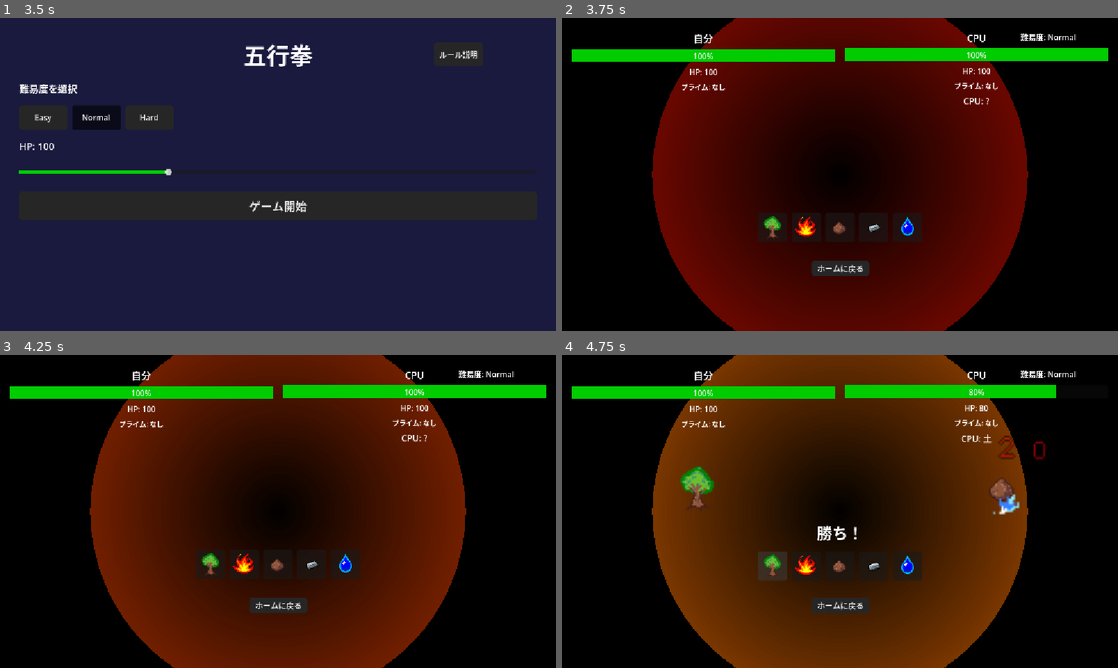
Above: before the commit, frames 1-4 (two rows, left to right).
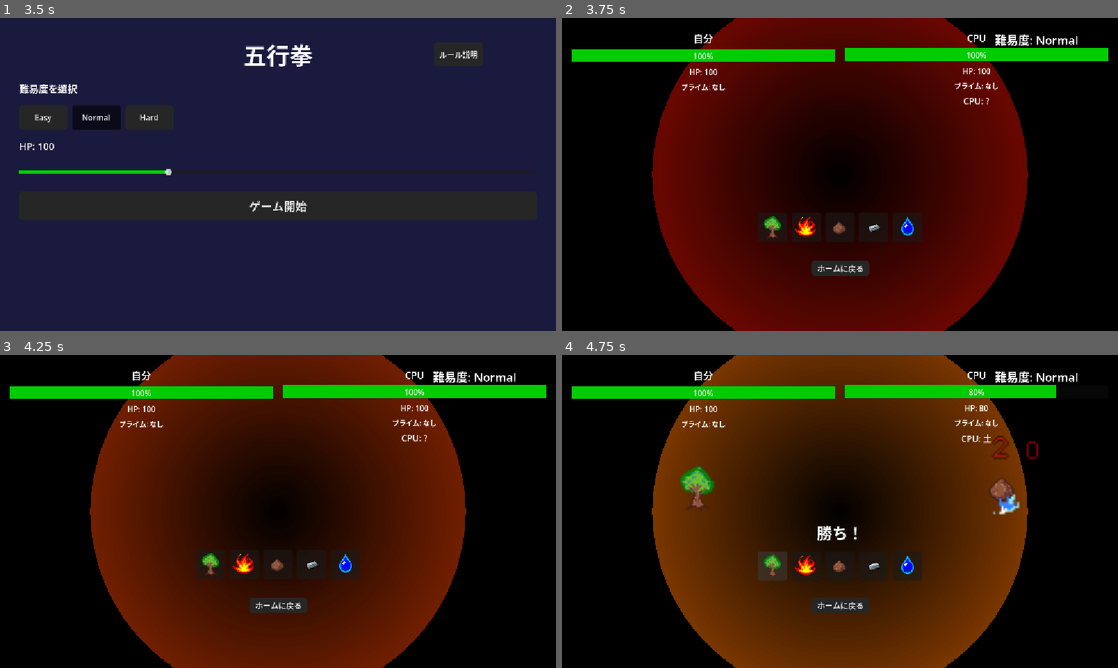
Above: after the commit, the same moments.

Repository: Ragulai1214/gogyoken
Game: Godot game, scene res://scenes/Main.tscn
The game is run twice, just before and just after one commit, with the same random seed, the same clock (stepped at 60 frames per second) and the same inputs.
Inputs (mouse positions are in pixels of both pictures, inside the frame that each line leads up to):
- Up to frame 1 (3.5 s): click "Easy" at 0.5 s; click "Easy" at 1.25 s; click "Normal" at 2 s; click "Normal" at 2.75 s
- Up to frame 2 (3.75 s): click "ゲーム開始" at 3.5 s
- Up to frame 3 (4.25 s): no input
- Up to frame 4 (4.75 s): click (773, 564) at 4.27 s

Frame 1 is identical in both runs. In frame 2, 0.4% of the frame differs, in the area x 77-93%, y 4-9%; in frame 3, 0.4%; in frame 4, 0.6%, in the area x 77-93%, y 4-34%.

Commit message:
version update

Diff:
--- a/scenes/Battle.tscn
+++ b/scenes/Battle.tscn
@@ -338,7 +338,7 @@
 
 [node name="DifficultyLabel" type="Label" parent="." unique_id=804426593]
 layout_mode = 0
-offset_left = 950.0
+offset_left = 897.0
 offset_top = 27.0
-offset_right = 1131.0
+offset_right = 1078.0
 offset_bottom = 62.0
--- a/scripts/Battle.gd
+++ b/scripts/Battle.gd
@@ -102,7 +102,7 @@
 	var diff_color = {"easy": Color(0.0, 0.8, 0.0, 1.0), "normal": Color(1.0, 1.0, 1.0, 1.0), "hard": Color(1.0, 0.0, 0.0, 1.0)}
 	difficulty_label.text = "難易度: " + diff_jp[game_manager.difficulty]
 	difficulty_label.add_theme_color_override("font_color", diff_color[game_manager.difficulty])
-
+	difficulty_label.add_theme_font_size_override("font_size", 24)  # 好きな数値に変更
 func _update_prime_labels(player_primes: Array, cpu_primes: Array) -> void:
 	if player_primes.size() == 0:
 		player_prime_label.text = "プライム: なし"
@@ -296,10 +296,10 @@
 	tween.tween_property(container, "position:y", container.position.y - 60, 0.8)
 	tween.tween_property(container, "modulate:a", 0.0, 0.8)
 	var shake = create_tween()
-	shake.tween_property(container, "position:x", container.position.x + 8, 0.1)
-	shake.tween_property(container, "position:x", container.position.x - 8, 0.1)
-	shake.tween_property(container, "position:x", container.position.x + 6, 0.1)
-	shake.tween_property(container, "position:x", container.position.x - 6, 0.1)
+	shake.tween_property(container, "position:x", container.position.x + 25, 0.1)
+	shake.tween_property(container, "position:x", container.position.x - 25, 0.1)
+	shake.tween_property(container, "position:x", container.position.x + 20, 0.1)
+	shake.tween_property(container, "position:x", container.position.x - 20, 0.1)
 	shake.tween_property(container, "position:x", container.position.x, 0.1)
 	await tween.finished
 	container.queue_free()
Not shown, changed: docs/index.html
Not shown, changed: docs/index.pck
